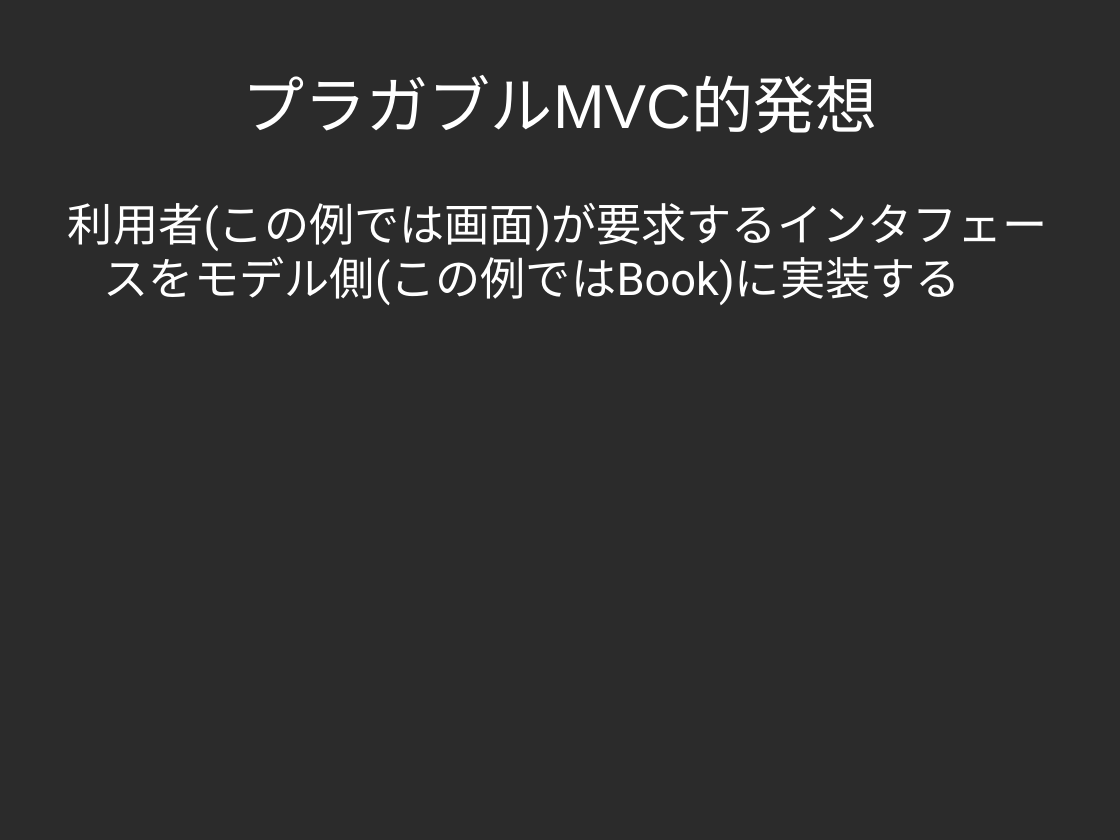
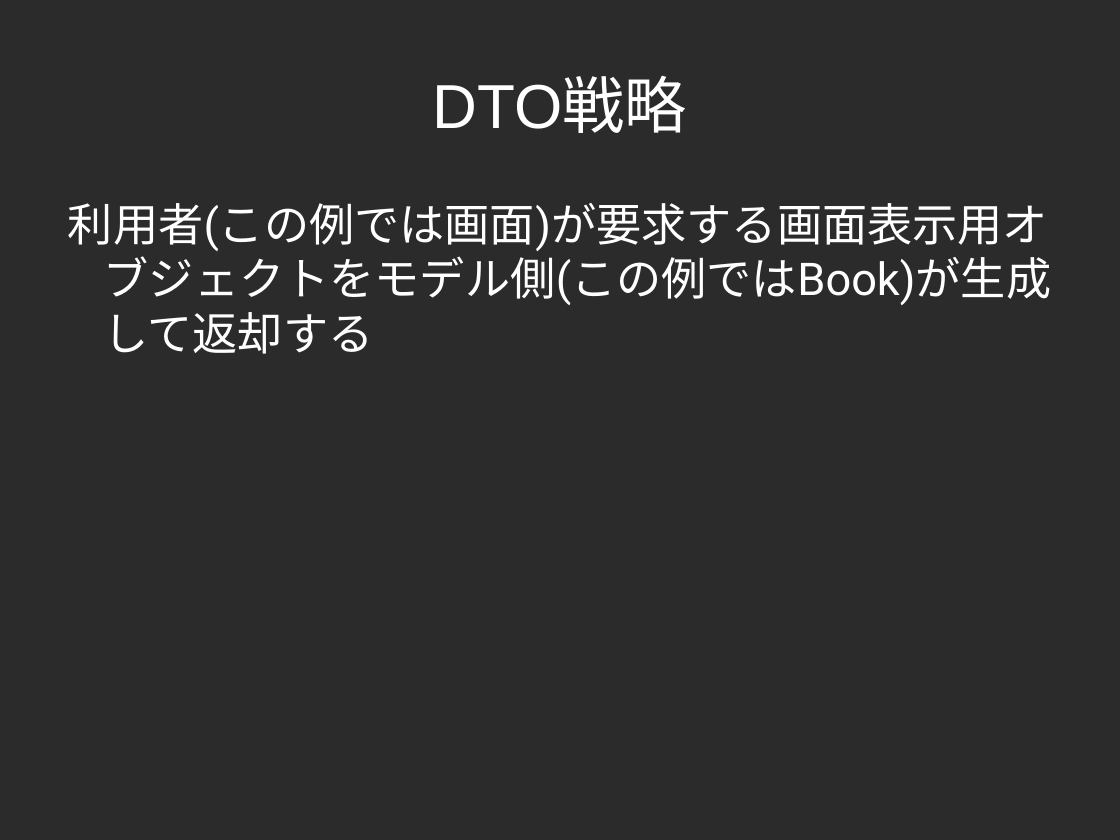
Before and after one commit to yojik/yojik-lib, a slide deck: slide 26 of 2009devsumi/oo_exercise/doc/devsum.odp (slide 17 before the commit). Drawn at 1120x840 pixels with LibreOffice and Linux fonts; fonts in the diff are those of the drawing; background and template pictures are left out; a plain dark background stands for a picture behind light text. Boxes give left, top, right and bottom in pixels: in the first picture for what was removed or moved away, otherwise in the second. Text is boxed around its words. In the diff, an @@ line names an element or a change of style, - is before the commit and + after.

```diff
--- a/2009devsumi/oo_exercise/doc/devsum.odp
+++ b/2009devsumi/oo_exercise/doc/devsum.odp
@@ title at (433,78,687,133): text changed @@
-プラガブルMVC的発想
+DTO戦略
@@ text at (68,203,1051,354): text changed @@
-利用者(この例では画面)が要求するインタフェースをモデル側(この例ではBook)に実装する
+利用者(この例では画面)が要求する画面表示用オブジェクトをモデル側(この例ではBook)が生成して返却する
```
Also in this commit, not shown: 25 other slides changed, 14 slides added, 14 slides removed.
